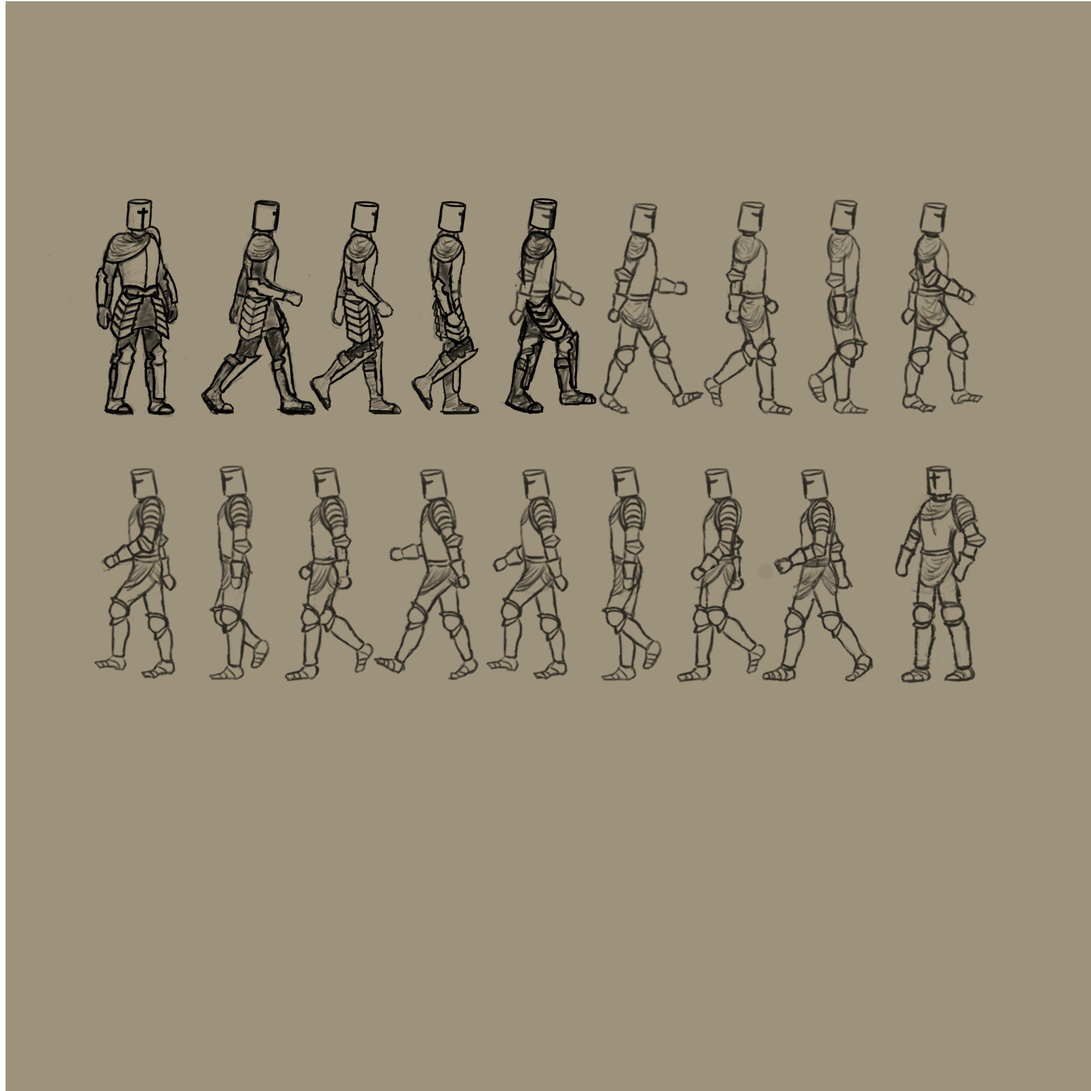
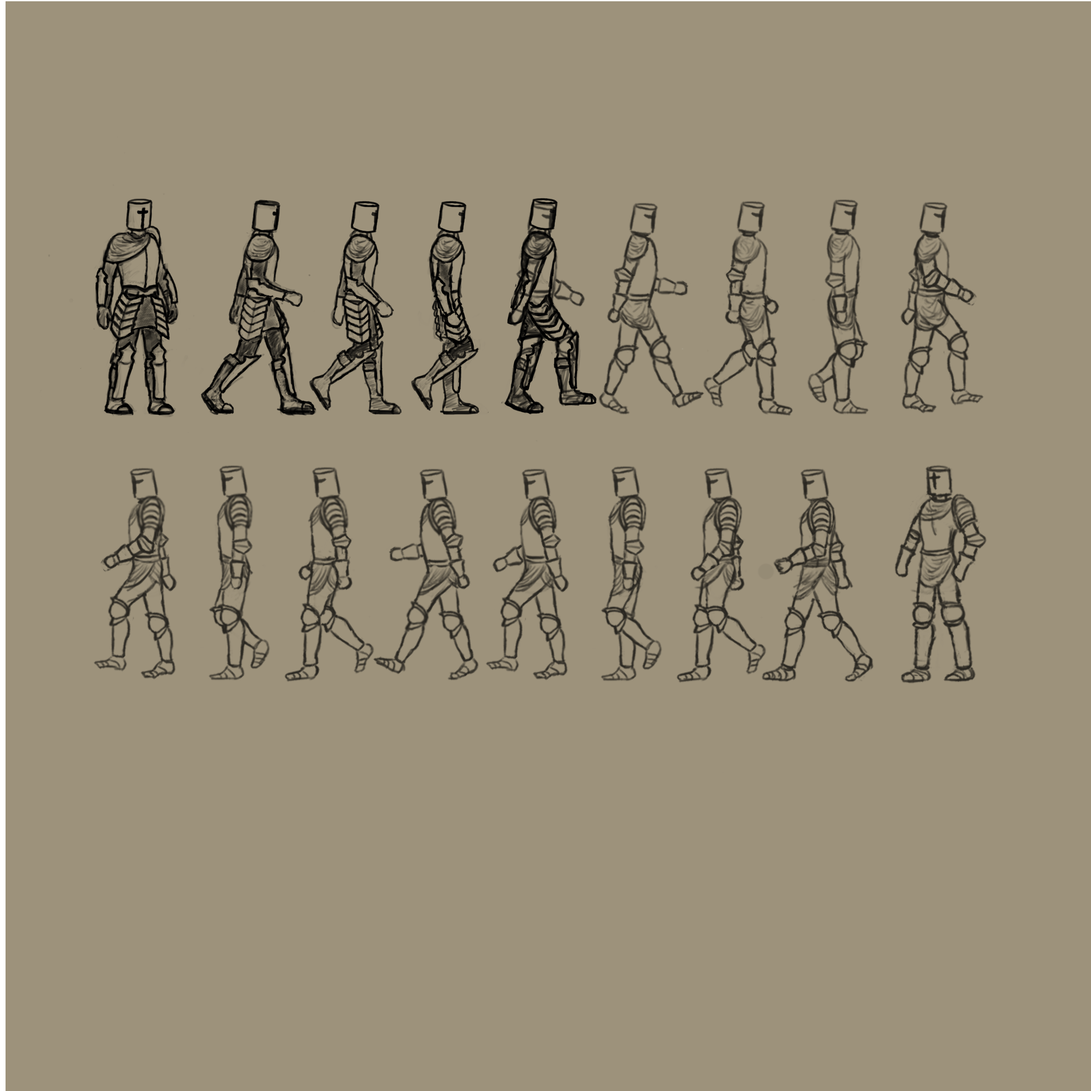
Comparing the layer stacks of the two 1091 × 1091 images. Changes:
painted on "Walking Left" over <box>428,253,570,342</box>
